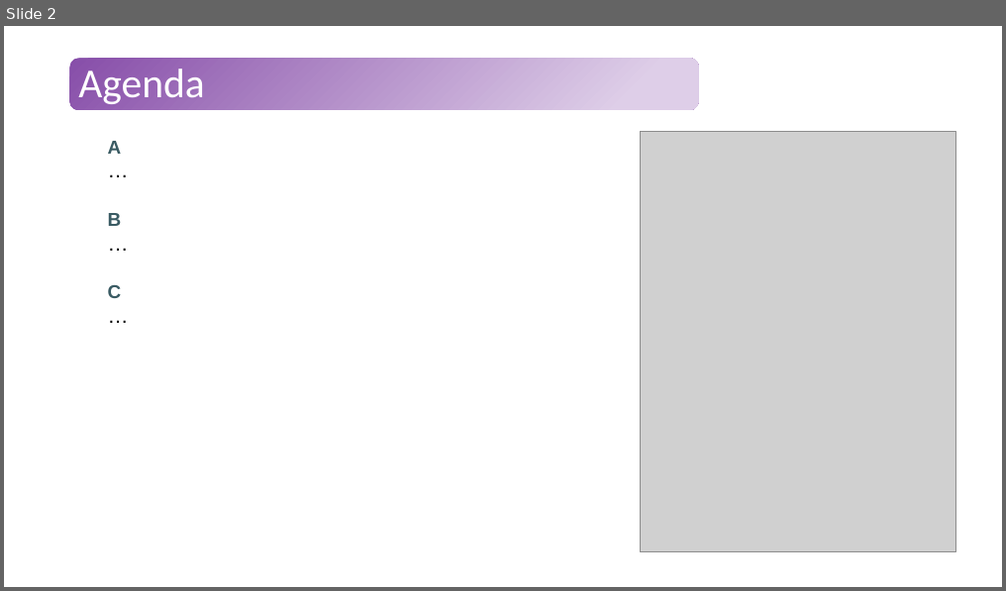
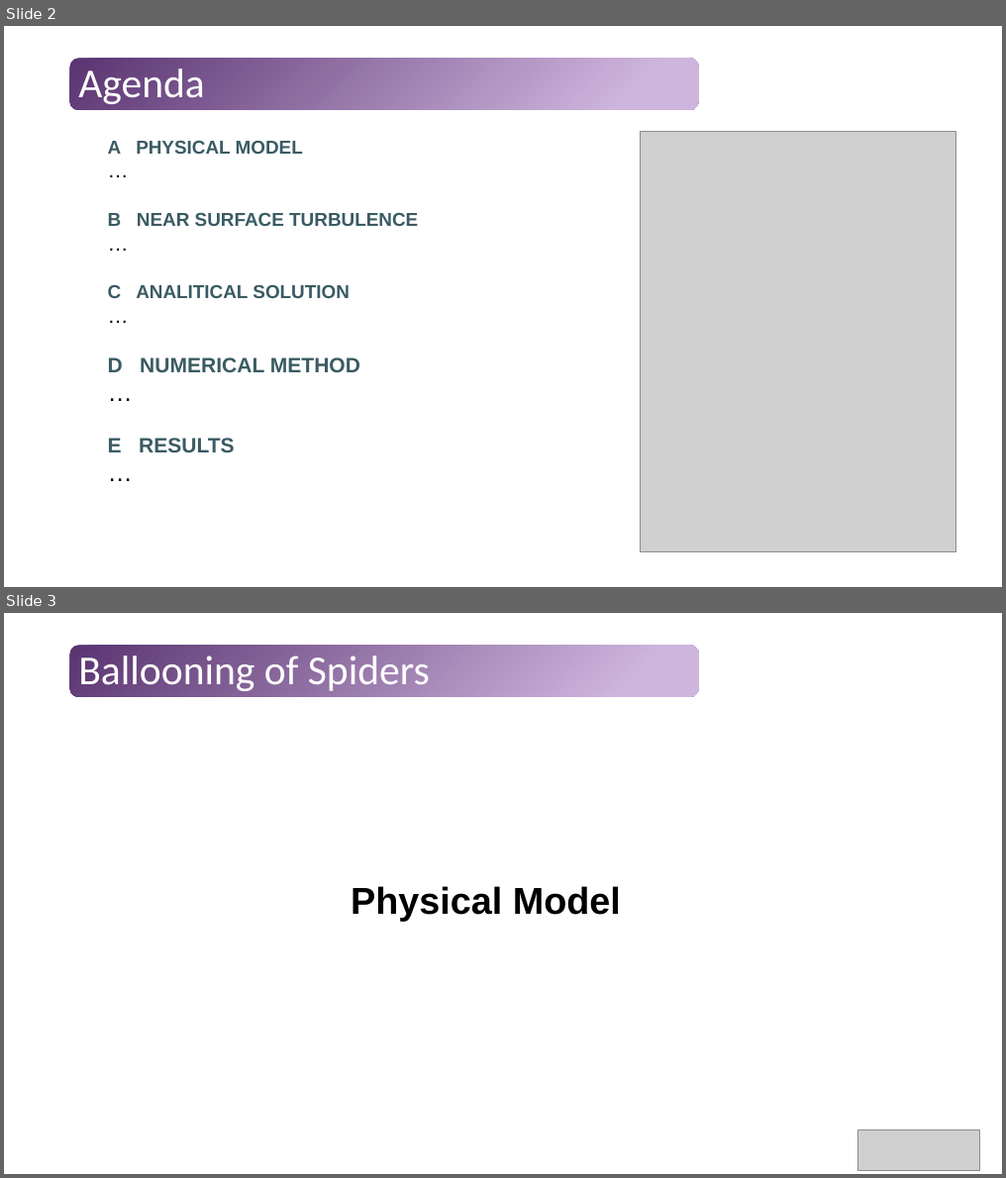
Before and after one commit to Tavi681/PoliPhysics, a slide deck: Tema 1/paper/Tema1.pptx. Shown one above the other, each under a label of ours: slide 2 before the commit, slides 2 and 3 after it. The pictures are 1006x591 and 1006x1178 pixels, drawn with LibreOffice and Linux fonts; fonts in the diff are those of the drawing; grey boxes stand for pictures. Boxes give left, top, right and bottom in pixels: in the first picture for what was removed or moved away, otherwise in the second. Text is boxed around its words. In the diff, an @@ line names an element or a change of style, - is before the commit and + after.

```diff
--- a/Tema 1/paper/Tema1.pptx
+++ b/Tema 1/paper/Tema1.pptx
@@ slide 3 added at (x1=4, y1=613, x2=1002, y2=1174), background #FFFFFF; not listed: 1 template element that a slide beside it also shows @@
@@ title added at (x1=78, y1=656, x2=430, y2=691), 39.6 pt, text #FFFFFF @@
+Ballooning of Spiders
@@ text added at (x1=350, y1=886, x2=621, y2=921), 36 pt, text #000000, bold @@
+Physical Model
@@ picture added at (x1=858, y1=1131, x2=980, y2=1171) @@
@@ slide 2 changed as well @@
@@ rounded rectangle at (x1=70, y1=59, x2=699, y2=110): fill gradient #874EA9 to #DECEE8 to gradient #5A3471 to #CEB5DD @@
@@ text at (x1=108, y1=141, x2=303, y2=154): text changed @@
-A
+A PHYSICAL MODEL
@@ text at (x1=108, y1=213, x2=418, y2=226): text changed @@
-B
+B NEAR SURFACE TURBULENCE
@@ text at (x1=108, y1=285, x2=350, y2=298): text changed @@
-C
+C ANALITICAL SOLUTION
@@ text at (x1=108, y1=358, x2=360, y2=453): paragraphs added @@
+D NUMERICAL METHOD
+…
+E RESULTS
+…
```
Also in this commit, not shown: 1 other slide changed, 1 other slide added, 2 slides removed, 1 other file.
